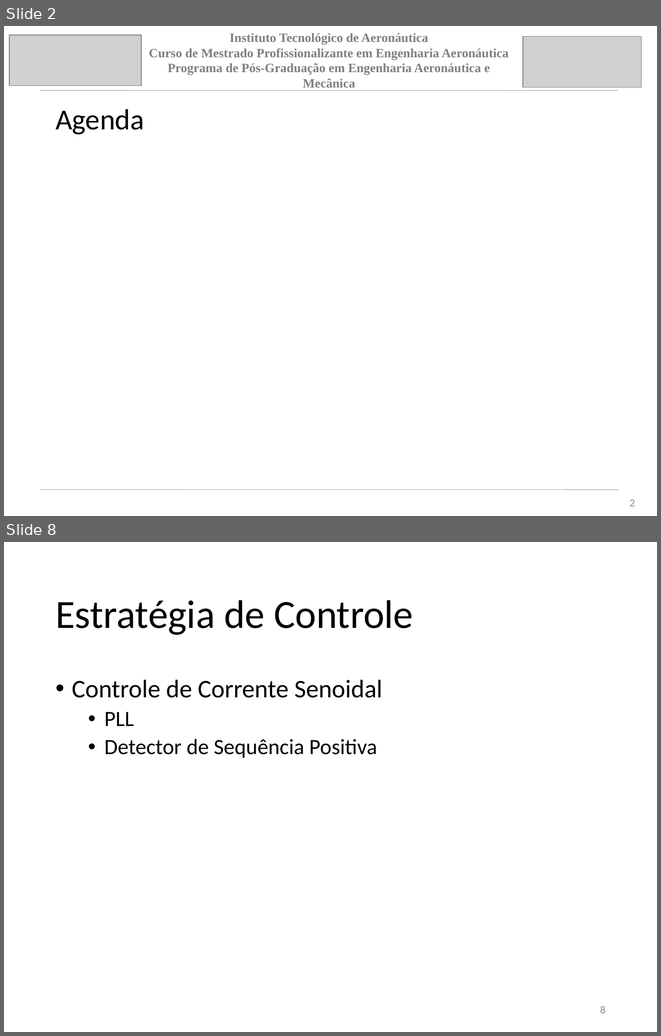
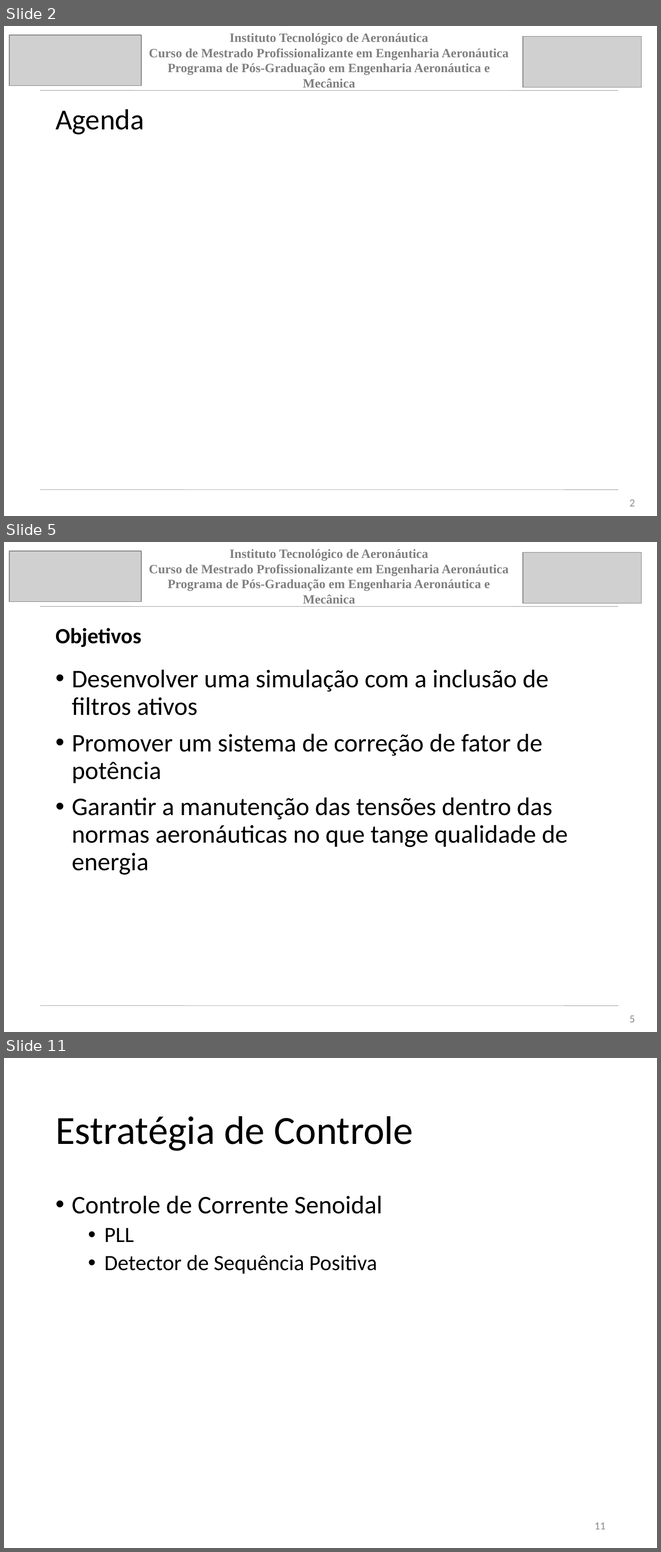
Before and after one commit to jpsoliv/MestradoJPSO, a slide deck: Apresentação/Apresentação_baixo_nivel.pptx. Shown one above the other, each under a label of ours: slides 2 and 8 before the commit, slides 2, 5 and 11 after it; the slides between them are not shown. The pictures are 661x1036 and 661x1552 pixels, drawn with LibreOffice and Linux fonts; fonts in the diff are those of the drawing; grey boxes stand for pictures. Boxes give left, top, right and bottom in pixels: in the first picture for what was removed or moved away, otherwise in the second. Text is boxed around its words. In the diff, an @@ line names an element or a change of style, - is before the commit and + after.

```diff
--- a/Apresentação/Apresentação_baixo_nivel.pptx
+++ b/Apresentação/Apresentação_baixo_nivel.pptx
@@ slide 5 added at (x1=4, y1=542, x2=657, y2=1032), background #FFFFFF @@
@@ picture added at (x1=9, y1=551, x2=141, y2=602) @@
@@ text added at (x1=149, y1=549, x2=509, y2=607), 14 pt, text #7F7F7F, bold @@
+Instituto Tecnológico de Aeronáutica
+Curso de Mestrado Profissionalizante em Engenharia Aeronáutica
+Programa de Pós-Graduação em Engenharia Aeronáutica e Mecânica
@@ picture added at (x1=523, y1=553, x2=642, y2=603) @@
@@ line added from (40, 607) to (618, 607), #A5A5A5 0.51 pt @@
@@ title added at (x1=55, y1=628, x2=141, y2=647), 24 pt, text #000000, bold @@
+Objetivos
@@ text added at (x1=72, y1=669, x2=568, y2=875), 28 pt, text #000000 @@
+• Desenvolver uma simulação com a inclusão de filtros ativos
+• Promover um sistema de correção de fator de potência
+• Garantir a manutenção das tensões dentro das normas aeronáuticas no que tange qualidade de energia
@@ line added from (41, 1006) to (618, 1006), #A5A5A5 0.51 pt @@
@@ page number added at (x1=629, y1=1015, x2=635, y2=1022), 12 pt, text #8C8C8C @@
+5
@@ what was slide 8 is now slide 11 @@
@@ page number at (x1=594, y1=1522, x2=606, y2=1529): text changed @@
-8
+11
```
Also in this commit, not shown: 6 slides changed, 2 other slides added.
